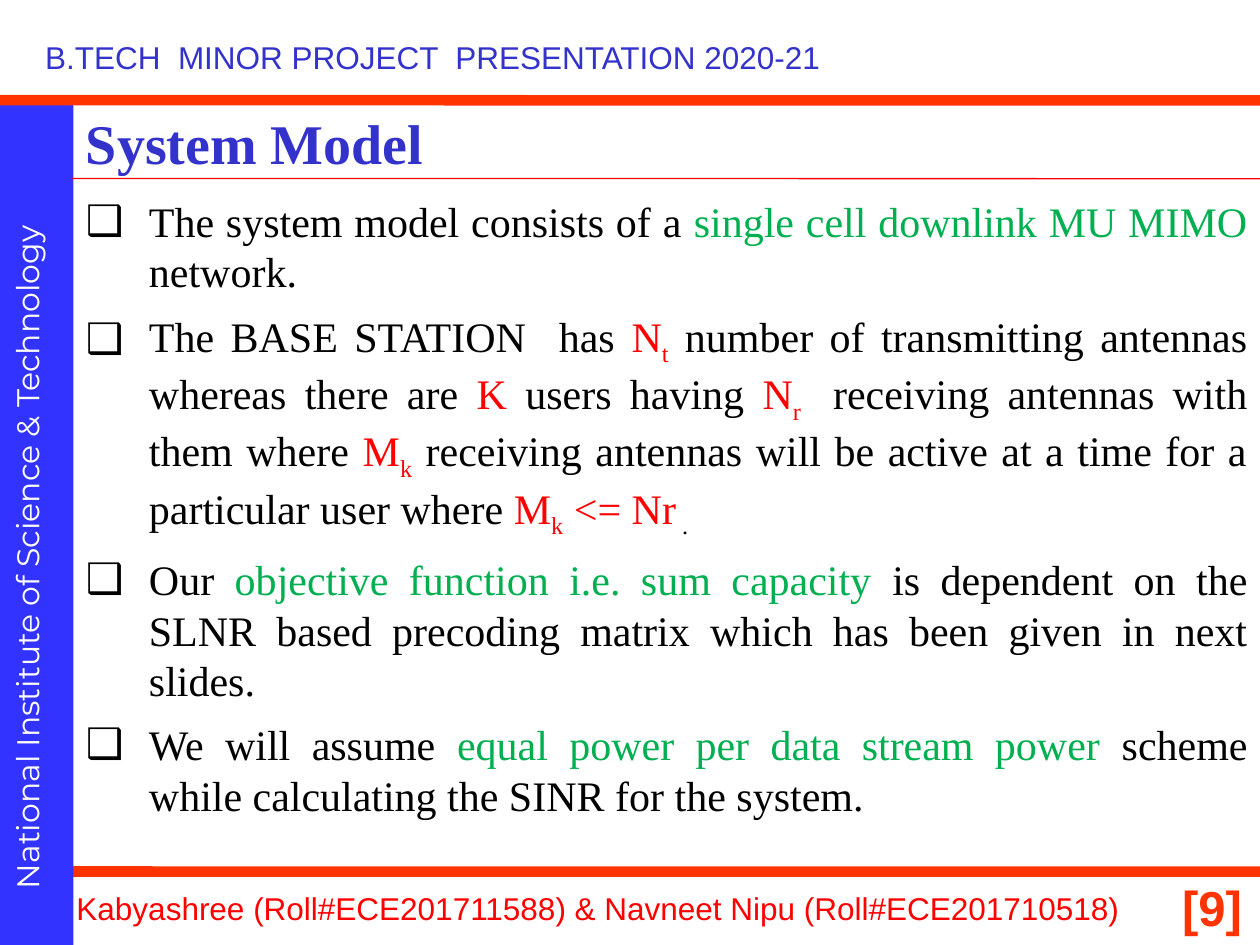
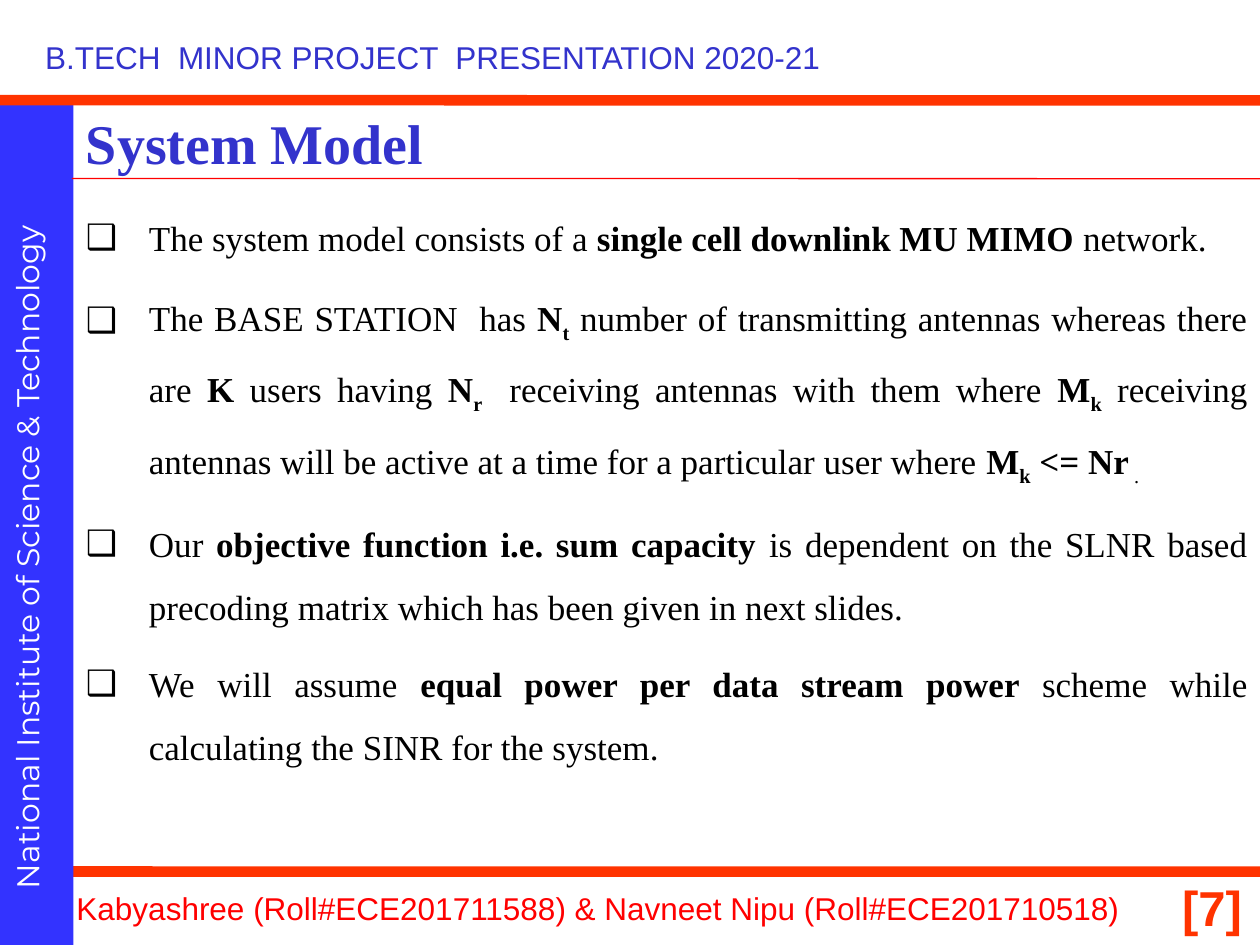
Before and after one commit to navneetnipu/btech_project, a slide deck: slide 7 of minor ppt (2) (2).pptx (slide 9 before the commit). Drawn at 1260x945 pixels with LibreOffice and Linux fonts; fonts in the diff are those of the drawing; background and template pictures are left out. Boxes give left, top, right and bottom in pixels: in the first picture for what was removed or moved away, otherwise in the second. Text is boxed around its words. In the diff, an @@ line names an element or a change of style, - is before the commit and + after.

```diff
--- a/minor ppt (2) (2).pptx
+++ b/minor ppt (2) (2).pptx
@@ text "The system model consists of ..." at (149,226,1248,767): size 24 to 20 pt; text colour #00B050 to #000000 in "single cell downlink MU MIMO", "objective function i.e. sum capacity", "equal power per data stream power"; bold on in "single cell downlink MU MIMO", "Nt K Nr Mk Mk <= Nr", "objective function i.e. sum capacity", "equal power per data stream power"; text colour #FF0000 to #000000 in "Nt K Nr Mk Mk <= Nr"; line spacing 1 to 1.5 @@
@@ page number at (1182,890,1242,937): text changed @@
-[9]
+[7]
```
Also in this commit, not shown: 13 other slides changed, 12 slides added, 4 slides removed, 2 other files.
